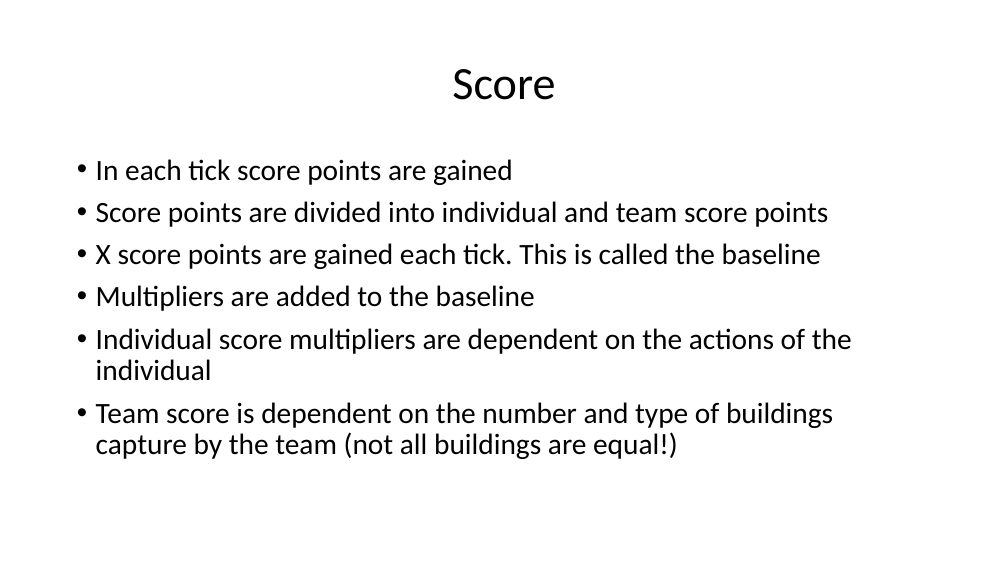
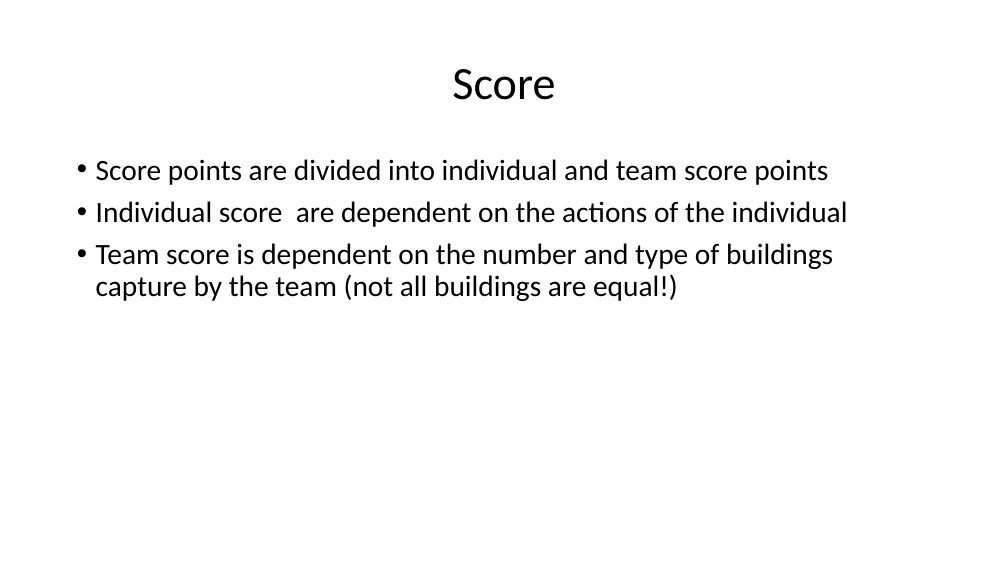
Before and after one commit to mj2905/GestionOrganisation, a slide deck: slide 10 of regles.pptx. Drawn at 1008x567 pixels with LibreOffice and Linux fonts; fonts in the diff are those of the drawing. Boxes give left, top, right and bottom in pixels: in the first picture for what was removed or moved away, otherwise in the second. Text is boxed around its words. In the diff, an @@ line names an element or a change of style, - is before the commit and + after.

```diff
--- a/regles.pptx
+++ b/regles.pptx
@@ text at box(96, 159, 513, 185): paragraph removed @@
-• In each tick score points are gained
@@ text at box(96, 201, 848, 227): text changed @@
-• X score points are gained each tick. This is called the baseline
-• Multipliers are added to the baseline
-• Individual score multipliers are dependent on the actions of the individual
+• Individual score are dependent on the actions of the individual
```
Also in this commit, not shown: 1 other slide changed, 2 other files.
